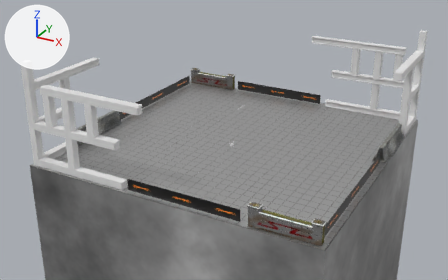
The Blender file Project/Assets/Blender/gameField.blend, before and after one commit.
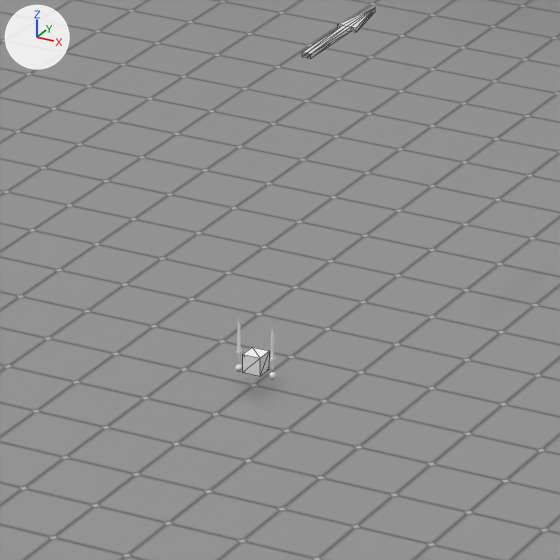
Each version is shown whole from a 50 mm camera at (233.7, -454.8, 225.0) aimed at (-10.0, -11.9, 3.5), then close up on the part from 45% to 60% of the width and 37% to 60% of the height. Lighting does not change. The marker at upper left points along +X, +Y and +Z. The close-ups show mesh edges as thin lines.

Objects in the first close-up: 'field_0', '平面', '立方体'.
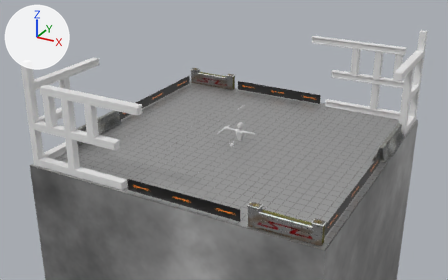
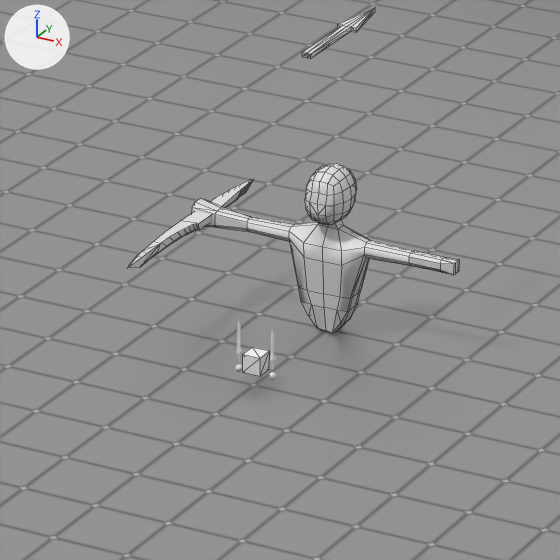
Location of each change, [x1, y1, x2, y2] in pixels of the close-ups (560 x 560 px):
'Player_0', added: after [192, 163, 459, 333]
'enemyWeapon_0', added: after [128, 179, 253, 268]

The change, as a list of edits to the scene's bpy script:
```text
Add me_cylinder_111:
    me_cylinder_111.from_pydata(...)  # 86 vertices, 62 faces; spans x 0.52..4.51, y -0.06..0.06, z -4.27..3.77
Add me_平面_049:
    me_平面_049.from_pydata(...)  # 234 vertices, 252 faces; spans x -15.5..14.4, y -3.0..3.4, z -0.1..18.2
Add ob_enemyweapon_0:
    ob_enemyweapon_0 = bpy.data.objects.new('enemyWeapon_0', me_cylinder_111)
    ob_enemyweapon_0.location = (-13.0, -3.1, 10.0)
    ob_enemyweapon_0.rotation_euler = (1.571, 0.0, -3.142)  # degrees (90, 0, -180)
    ob_enemyweapon_0.scale = (0.502, 7.83, 3.38)
    _m = ob_enemyweapon_0.modifiers.new('EdgeSplit', 'EDGE_SPLIT')
Add ob_player_0:
    ob_player_0 = bpy.data.objects.new('Player_0', me_平面_049)
    ob_player_0.location = (0.0, 0.0, 0.0)
```
